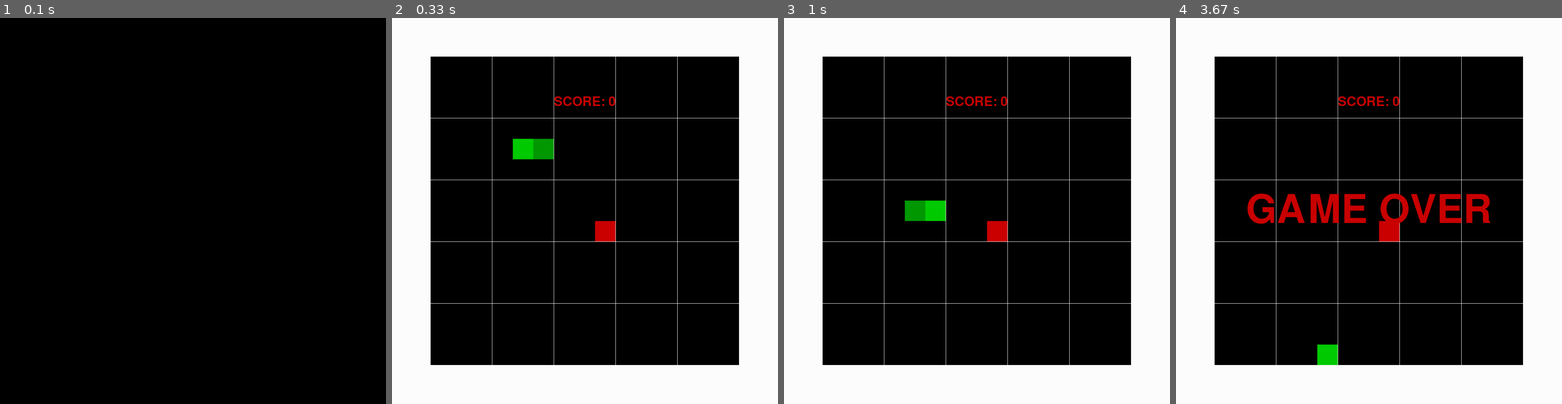
Above: before the commit, frames 1-4 (left to right).
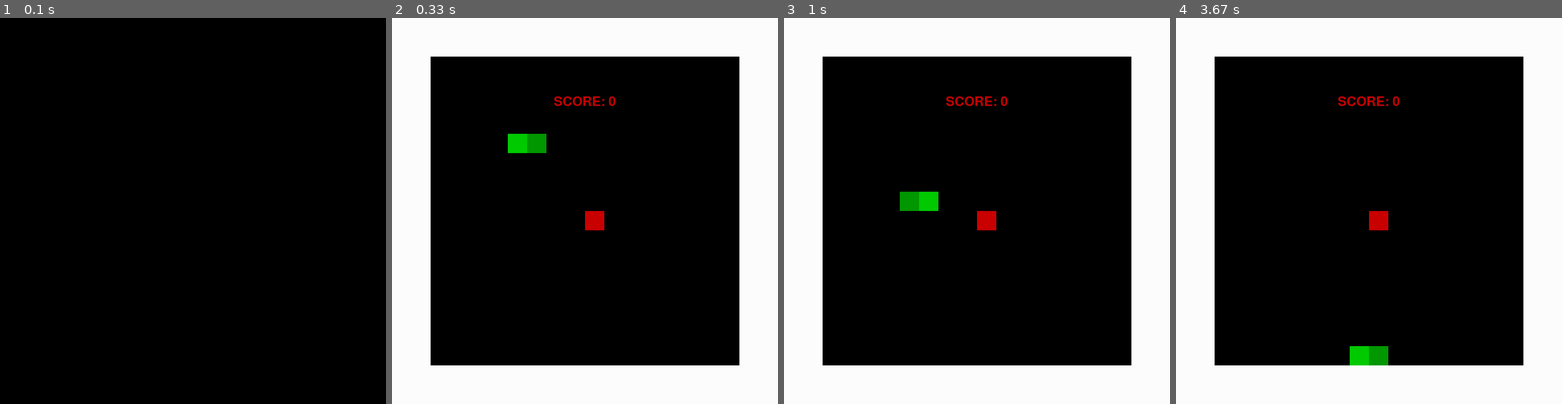
Above: after the commit, the same moments.

Repository: miloszinh0/snake-solo
Game: pygame game, started from main.py
Same seed, same stepped clock (60 frames per second), same inputs: the game is played once before the commit and once after it.
Inputs:
- Up to frame 1 (0.1 s): no input
- Up to frame 2 (0.33 s): no input
- Up to frame 3 (1 s): hold Right 0.33-0.8 s; hold Right from 0.83 s (still down)
- Up to frame 4 (3.67 s): release Right at 1.3 s; hold Left 1.33-1.87 s; hold Left 1.9-2.35 s; hold Right 2.38-3.02 s; hold Left 3.05-3.52 s; hold Right from 3.55 s (still down)

Frame 1 is identical in both runs. In frame 2, 1.8% of the frame differs, in the area x 10-90%, y 10-90%; in frame 3, 2.0%; in frame 4, 4.4%.

Commit message:
changes made

Diff:
--- a/main.py
+++ b/main.py
@@ -17,23 +17,30 @@
 GAMEOVER_FONT = pygame.font.SysFont('comicsans', 150)
 SCORE_FONT = pygame.font.SysFont('comicsans', 50)
 
-
-
 class Snake:
     def __init__(self, board_size):
+
         self.board_size = board_size
         self.board = [[0 for _ in range(board_size)] for _ in range(board_size)]
+
         self.head = 1
         self.length = 2
         self.apple = -1
+
+
         self.board[round(board_size/4)][round(board_size/4)] = self.head
+        self.board[round(board_size/4)-1][round(board_size/4)] = 2
+        self.board[round(board_size/2)][round(board_size/2)] = self.apple
+
         self.head_pos = [round(board_size/4), round(board_size/4)]
-        self.board[round(board_size/4)-1][round(board_size/4)] = 2
-        self.board[round(board_size/2)][round(board_size/2)] = -1
         self.apple_pos = [round(board_size/2), round(board_size/2)]
+
         self.direction = 3
+
         self.score = 0
+
         self.apple_eaten = False
+
         self.gameover = False
 
     def move(self):
@@ -60,7 +67,7 @@
         self.next_head_pos = [self.head_pos[0] + self.next_move[0], self.head_pos[1] + self.next_move[1]]
         print(self.next_head_pos)
         if 0 <= self.next_head_pos[0] < self.board_size and 0 <= self.next_head_pos[1] < self.board_size:
-            if self.board[self.next_head_pos[0]][self.next_head_pos[1]] > 0:
+            if self.length > self.board[self.next_head_pos[0]][self.next_head_pos[1]] > 0:
                 self.GameOver()
         else:
             self.GameOver()
@@ -90,30 +97,16 @@
         self.gameover = True
         print("GameOver")
 
-    def restart(self):
-        self.board_size = board_size
-        self.board = [[0 for _ in range(board_size)] for _ in range(board_size)]
-        self.head = 1
-        self.length = 2
-        self.apple = -1
-        self.board[round(board_size/4)][round(board_size/4)] = self.head
-        self.head_pos = [round(board_size/4), round(board_size/4)]
-        self.board[round(board_size/4)-1][round(board_size/4)] = 2
-        self.board[round(board_size/2)][round(board_size/2)] = -1
-        self.apple_pos = [round(board_size/2), round(board_size/2)]
-        self.direction = 3
-        self.score = 0
-        self.apple_eaten = False
-        self.gameover = False
-
 class Game:
     def __init__(self, snake):
+
         self.snake = snake
+
         self.game_size = 800
         self.window_size = 1000
+
         self.WIN = pygame.display.set_mode((self.window_size, self.window_size))
         pygame.display.set_caption("Snake Game")
-
         self.FPS = 60
 
 
@@ -139,10 +132,10 @@
         draw_text = GAMEOVER_FONT.render("GAME OVER", 1, RED)
         self.WIN.blit(draw_text, (self.window_size//2-draw_text.get_width()/2, self.window_size//2-draw_text.get_height()/2))
         pygame.display.update()
-        pygame.time.delay(5000)
+        pygame.time.delay(2000)
 
 def main():
-    snake = Snake(15)
+    snake = Snake(16)
     game = Game(snake)
     clock = pygame.time.Clock()
     run = True
